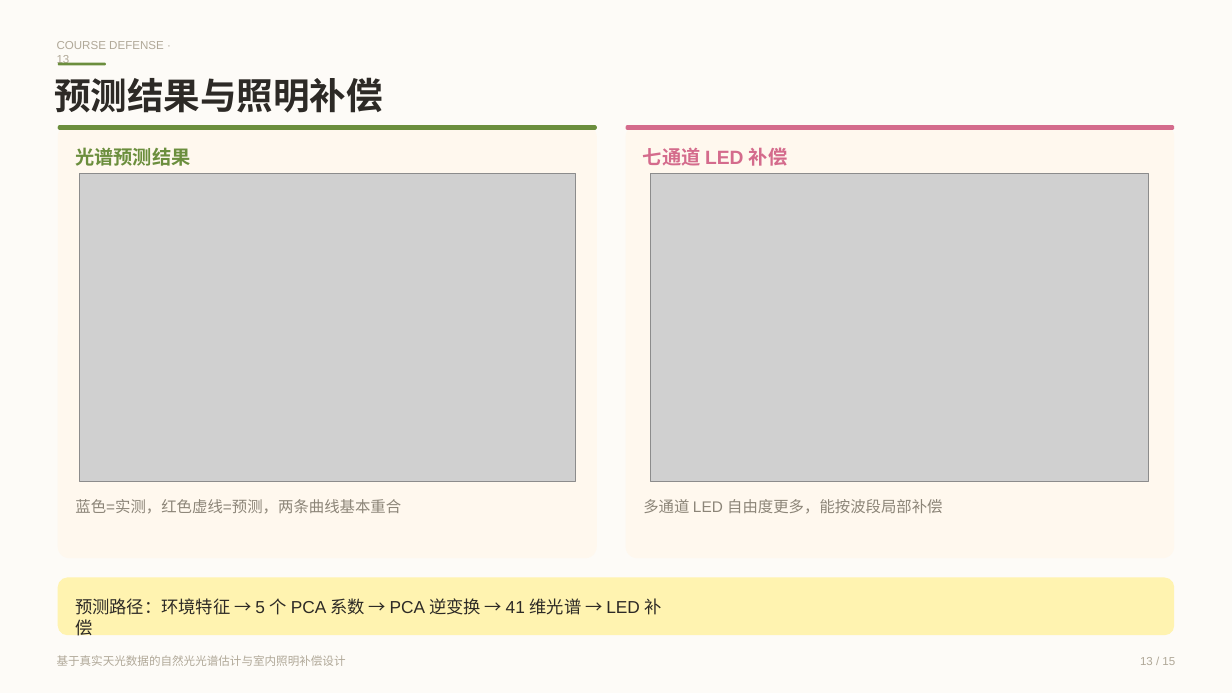
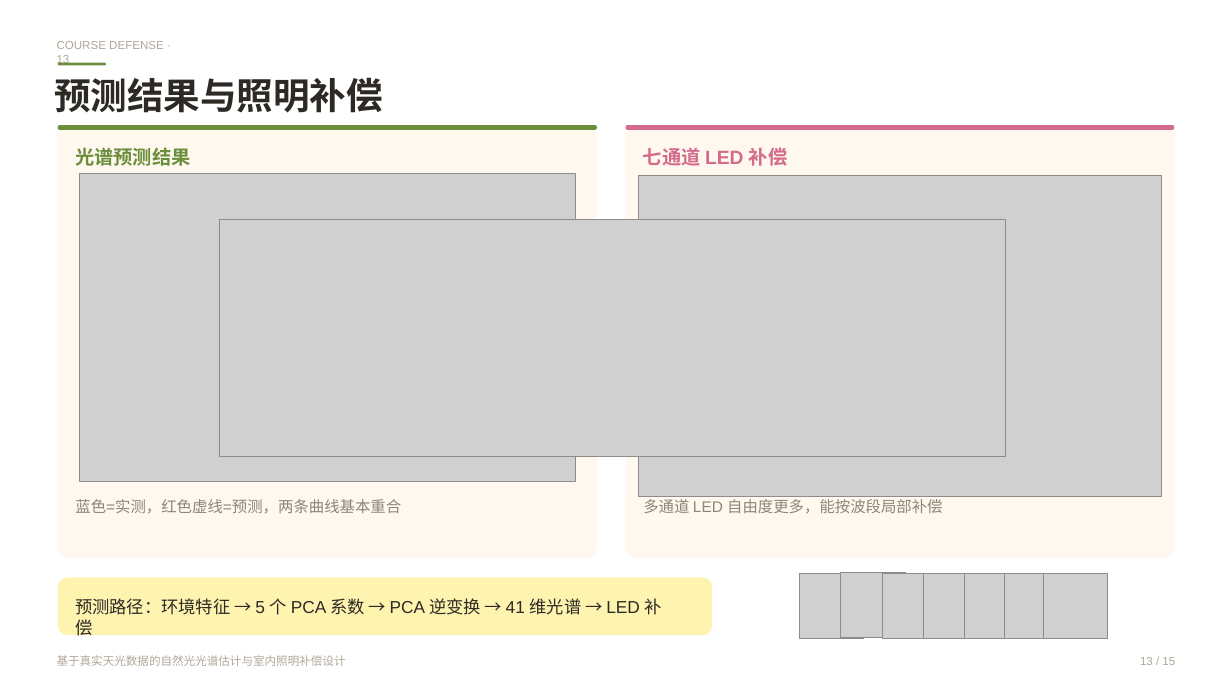
Before and after one commit to kmgcc/Pythian, a slide deck: slide 13 of python 课设_答辩 PPT/python_course_defense_20260615_171117.pptx. Drawn at 1232x693 pixels with LibreOffice and Linux fonts; fonts in the diff are those of the drawing; grey boxes stand for pictures. Boxes give left, top, right and bottom in pixels: in the first picture for what was removed or moved away, otherwise in the second. Text is boxed around its words. In the diff, an @@ line names an element or a change of style, - is before the commit and + after.

```diff
--- a/python 课设_答辩 PPT/python_course_defense_20260615_171117.pptx
+++ b/python 课设_答辩 PPT/python_course_defense_20260615_171117.pptx
@@ rectangle removed at (0, 0, 1232, 693) @@
@@ picture: place and size @@
-picture at (652, 174, 1150, 482)
+picture at (639, 176, 1161, 497)
@@ picture added at (220, 220, 1006, 457) @@
@@ rounded rectangle: place and size @@
-rounded rectangle at (57, 578, 1174, 635)
+rounded rectangle at (57, 578, 712, 635)
@@ picture added at (799, 574, 864, 639) @@
@@ picture added at (841, 573, 906, 638) @@
@@ picture added at (883, 574, 947, 639) @@
@@ picture added at (924, 574, 989, 639) @@
@@ picture added at (965, 574, 1030, 639) @@
@@ picture added at (1005, 574, 1069, 639) @@
@@ picture added at (1043, 574, 1108, 639) @@
```
Also in this commit, not shown: 3 other slides changed, 22 other files.
